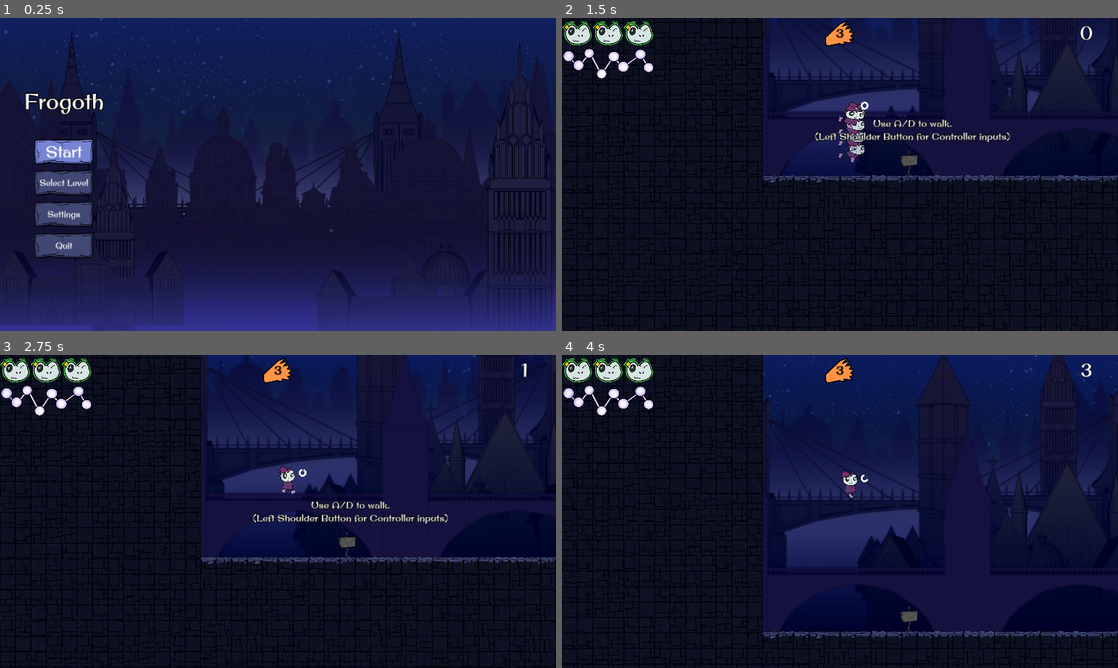
Above: before the commit, frames 1-4 (two rows, left to right).
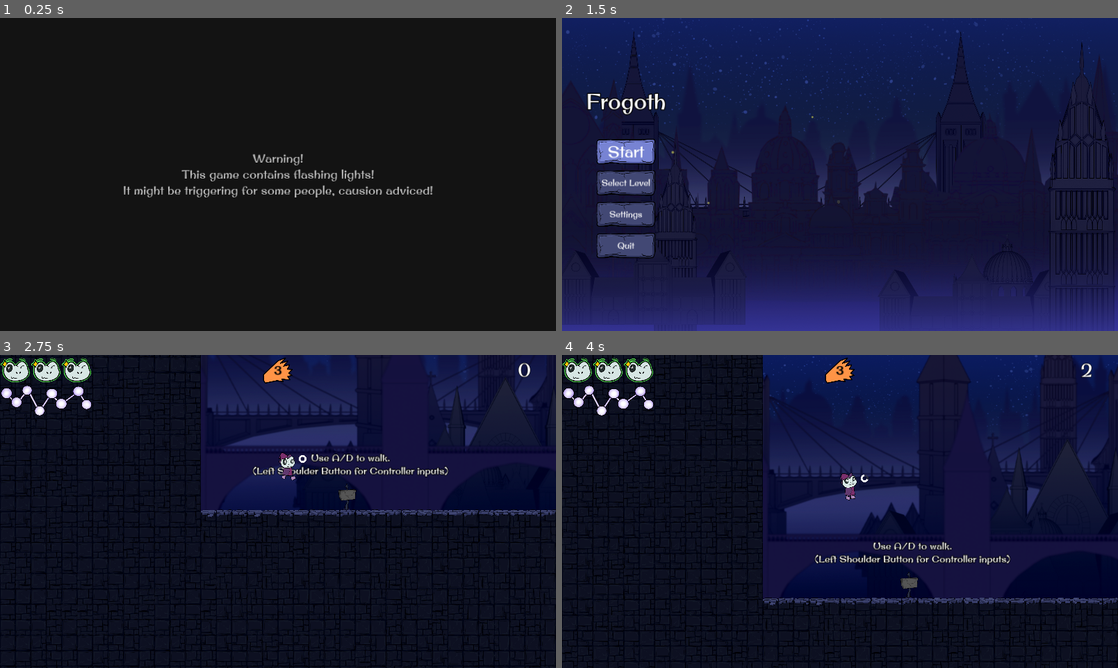
Above: after the commit, the same moments.

Repository: DerBrotDoktor/Frogoth
Game: Godot game, scene res://scenes/main/main.tscn
Two runs of this game, one before a commit and one after it. Both use one fixed random seed, a clock stepped at 60 frames per second and the inputs below.
Inputs (mouse positions are in pixels of both pictures, inside the frame that each line leads up to):
- Up to frame 1 (0.25 s): no input
- Up to frame 2 (1.5 s): click (628, 152) at 0.5 s, where only the run before the commit has a clickable "Start"; tap Enter at 1.25 s; hold W (up) from 1.28 s (still down); tap Shift (dash) at 1.35 s
- Up to frame 3 (2.75 s): keep holding W (up); tap Space (jump) at 1.52, 2.27 s; tap F (discrad_shape) at 2.1 s
- Up to frame 4 (4 s): keep holding W (up); tap Shift (dash) at 2.85 s; tap F (discrad_shape) at 3.6 s; tap Space (jump) at 3.77 s

The runs differ from the first frame. In frame 1, 96% of the frame differs, in the area x 0-100%, y 0-100%; in frame 2, 59%; in frame 3, 14%; in frame 4, 14%.

Commit message:
Added: Warning Screen

Diff:
--- a/scenes/main/main.gd
+++ b/scenes/main/main.gd
@@ -8,7 +8,7 @@
 
 func _ready():
 	player.disable()
-	$Canvas.switch_to_child("MainMenu")
+	$Canvas.switch_to_child("WarningScreen")
 
 func _process(_delta):
 	if Input.is_action_just_pressed("quick_restart"):
--- a/scenes/main/main.tscn
+++ b/scenes/main/main.tscn
@@ -29,6 +29,7 @@
 [ext_resource type="PackedScene" uid="uid://buy8yfrq21gd" path="res://scenes/menus/settings_menu.tscn" id="20_f3gq3"]
 [ext_resource type="AudioStream" uid="uid://83nsiryvh2gg" path="res://assets/sfx/music/Frogoth_BG_music.mp3" id="22_7hg4y"]
 [ext_resource type="AudioStream" uid="uid://dentu4sa6yes7" path="res://assets/sfx/music/menu_music_0.1.mp3" id="24_vcc2i"]
+[ext_resource type="PackedScene" uid="uid://c5q1wq7kipyky" path="res://scenes/menus/warning_screen.tscn" id="26_fok5k"]
 [ext_resource type="AudioStream" uid="uid://c2lorlho1gvwv" path="res://assets/sfx/thunder/bg_thunder_sfx1.mp3" id="27_ej63l"]
 [ext_resource type="AudioStream" uid="uid://cu83u5bhdqv7k" path="res://assets/sfx/thunder/bg_thunder_sfx3.mp3" id="29_v114x"]
 [ext_resource type="AudioStream" uid="uid://dq42j263l8qkv" path="res://assets/sfx/thunder/bg_thunder_sfx4.mp3" id="30_ujyxu"]
@@ -245,6 +246,8 @@
 
 [node name="SettingsMenu" parent="Canvas" instance=ExtResource("20_f3gq3")]
 
+[node name="WarningScreen" parent="Canvas" instance=ExtResource("26_fok5k")]
+
 [node name="EscapeDelay" type="Timer" parent="Canvas"]
 wait_time = 0.001
 
--- a/scenes/menus/main_menu.gd
+++ b/scenes/menus/main_menu.gd
@@ -16,6 +16,7 @@
 func _on_visibility_changed():
 	if $MarginContainer/VerticalContainer/StartButton.is_inside_tree() and visible:
 		get_tree().paused = true
+		await get_tree().create_timer(0.1).timeout
 		$MarginContainer/VerticalContainer/StartButton.grab_focus()
 
 func _on_settings_button_button_up():
--- /dev/null
+++ b/scenes/menus/warning_screen.gd
@@ -0,0 +1,12 @@
+extends Control
+
+func _input(event):
+	if visible and (event is InputEventKey) and $PressKeyDelay.is_stopped():
+		if event.is_released():
+			get_parent().switch_to_child("MainMenu")
+
+func _on_press_key_delay_timeout():
+	$PressKeyText/AnimationPlayer.play("press_key_text")
+
+func start_press_key_text_animation():
+	$PressKeyText/AnimationPlayer.play("pulsating")
--- /dev/null
+++ b/scenes/menus/warning_screen.tscn
@@ -0,0 +1,173 @@
+[gd_scene load_steps=7 format=3 uid="uid://c5q1wq7kipyky"]
+
+[ext_resource type="Script" path="res://scenes/menus/warning_screen.gd" id="1_ggccd"]
+[ext_resource type="FontFile" uid="uid://dkx15fd30kr63" path="res://assets/font/OriginalSurfer-Regular.ttf" id="1_on8a2"]
+
+[sub_resource type="Animation" id="Animation_6sms4"]
+length = 0.001
+tracks/0/type = "value"
+tracks/0/imported = false
+tracks/0/enabled = true
+tracks/0/path = NodePath(".:theme_override_font_sizes/font_size")
+tracks/0/interp = 1
+tracks/0/loop_wrap = true
+tracks/0/keys = {
+"times": PackedFloat32Array(0),
+"transitions": PackedFloat32Array(1),
+"update": 1,
+"values": [100]
+}
+tracks/1/type = "value"
+tracks/1/imported = false
+tracks/1/enabled = true
+tracks/1/path = NodePath(".:theme_override_colors/font_color")
+tracks/1/interp = 1
+tracks/1/loop_wrap = true
+tracks/1/keys = {
+"times": PackedFloat32Array(0),
+"transitions": PackedFloat32Array(1),
+"update": 0,
+"values": [Color(0.745098, 0.745098, 0.745098, 0)]
+}
+tracks/2/type = "value"
+tracks/2/imported = false
+tracks/2/enabled = true
+tracks/2/path = NodePath(".:theme_override_colors/font_outline_color")
+tracks/2/interp = 1
+tracks/2/loop_wrap = true
+tracks/2/keys = {
+"times": PackedFloat32Array(0),
+"transitions": PackedFloat32Array(1),
+"update": 0,
+"values": [Color(0, 0, 0, 0)]
+}
+
+[sub_resource type="Animation" id="Animation_gkr31"]
+resource_name = "press_key_text"
+length = 0.3
+tracks/0/type = "value"
+tracks/0/imported = false
+tracks/0/enabled = true
+tracks/0/path = NodePath(".:theme_override_colors/font_color")
+tracks/0/interp = 1
+tracks/0/loop_wrap = true
+tracks/0/keys = {
+"times": PackedFloat32Array(0, 0.2),
+"transitions": PackedFloat32Array(1, 1),
+"update": 0,
+"values": [Color(0.745098, 0.745098, 0.745098, 0), Color(0.745098, 0.745098, 0.745098, 1)]
+}
+tracks/1/type = "value"
+tracks/1/imported = false
+tracks/1/enabled = true
+tracks/1/path = NodePath(".:theme_override_colors/font_outline_color")
+tracks/1/interp = 1
+tracks/1/loop_wrap = true
+tracks/1/keys = {
+"times": PackedFloat32Array(0, 0.2),
+"transitions": PackedFloat32Array(1, 1),
+"update": 0,
+"values": [Color(0, 0, 0, 0), Color(0, 0, 0, 1)]
+}
+tracks/2/type = "method"
+tracks/2/imported = false
+tracks/2/enabled = true
+tracks/2/path = NodePath("..")
+tracks/2/interp = 1
+tracks/2/loop_wrap = true
+tracks/2/keys = {
+"times": PackedFloat32Array(0.3),
+"transitions": PackedFloat32Array(1),
+"values": [{
+"args": [],
+"method": &"start_press_key_text_animation"
+}]
+}
+
+[sub_resource type="Animation" id="Animation_8q0t0"]
+resource_name = "pulsating"
+loop_mode = 1
+tracks/0/type = "value"
+tracks/0/imported = false
+tracks/0/enabled = true
+tracks/0/path = NodePath(".:theme_override_font_sizes/font_size")
+tracks/0/interp = 1
+tracks/0/loop_wrap = true
+tracks/0/keys = {
+"times": PackedFloat32Array(0, 0.5, 1),
+"transitions": PackedFloat32Array(-2, -2, 1),
+"update": 0,
+"values": [100, 108, 100]
+}
+
+[sub_resource type="AnimationLibrary" id="AnimationLibrary_ln4sf"]
+_data = {
+"RESET": SubResource("Animation_6sms4"),
+"press_key_text": SubResource("Animation_gkr31"),
+"pulsating": SubResource("Animation_8q0t0")
+}
+
+[node name="WarningScreen" type="Control"]
+layout_mode = 3
+anchors_preset = 15
+anchor_right = 1.0
+anchor_bottom = 1.0
+grow_horizontal = 2
+grow_vertical = 2
+script = ExtResource("1_ggccd")
+
+[node name="Background" type="ColorRect" parent="."]
+layout_mode = 1
+anchors_preset = 15
+anchor_right = 1.0
+anchor_bottom = 1.0
+grow_horizontal = 2
+grow_vertical = 2
+color = Color(0.0745098, 0.0745098, 0.0745098, 1)
+
+[node name="Text" type="Label" parent="."]
+layout_mode = 1
+anchors_preset = 15
+anchor_right = 1.0
+anchor_bottom = 1.0
+grow_horizontal = 2
+grow_vertical = 2
+theme_override_colors/font_color = Color(0.745098, 0.745098, 0.745098, 1)
+theme_override_colors/font_outline_color = Color(0, 0, 0, 1)
+theme_override_constants/outline_size = 10
+theme_override_fonts/font = ExtResource("1_on8a2")
+theme_override_font_sizes/font_size = 100
+text = "Warning!
+This game contains flashing lights!
+It might be triggering for some people, causion adviced!"
+horizontal_alignment = 1
+vertical_alignment = 1
+
+[node name="PressKeyText" type="Label" parent="."]
+layout_mode = 1
+anchors_preset = 12
+anchor_top = 1.0
+anchor_right = 1.0
+anchor_bottom = 1.0
+offset_top = -686.955
+offset_bottom = -560.955
+grow_horizontal = 2
+grow_vertical = 0
+theme_override_colors/font_color = Color(0.745098, 0.745098, 0.745098, 0)
+theme_override_colors/font_outline_color = Color(0, 0, 0, 0)
+theme_override_constants/outline_size = 10
+theme_override_fonts/font = ExtResource("1_on8a2")
+theme_override_font_sizes/font_size = 100
+text = "Press any key to continue"
+horizontal_alignment = 1
+
+[node name="AnimationPlayer" type="AnimationPlayer" parent="PressKeyText"]
+libraries = {
+"": SubResource("AnimationLibrary_ln4sf")
+}
+
+[node name="PressKeyDelay" type="Timer" parent="."]
+one_shot = true
+autostart = true
+
+[connection signal="timeout" from="PressKeyDelay" to="." method="_on_press_key_delay_timeout"]
Not shown: 1 places in scenes/main/main.tscn that only renumber resources
